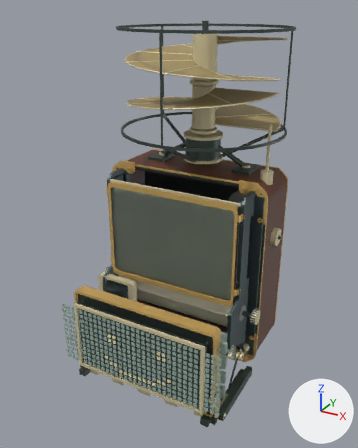
An edit to the Blender file art/blender/service_companion_v2.blend, drawn before and after from the same camera.
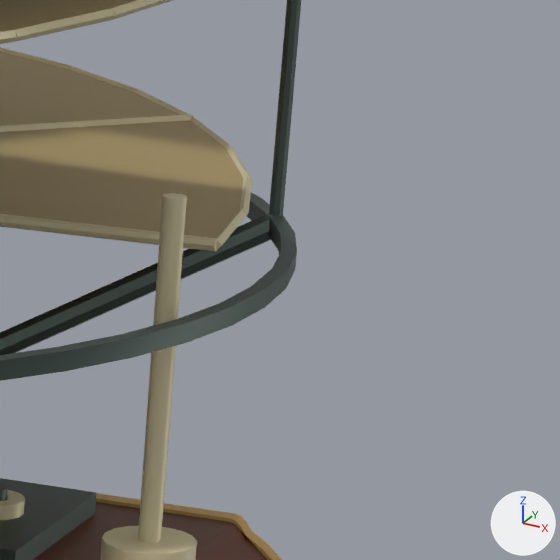
Old and new are each drawn whole from a 50 mm lens placed at (0.219, -0.4373, 0.2475), pointed at (-0.0075, -0.0255, 0.0416) and again close up on the part from 69% to 90% of the width and 22% to 39% of the height. Arrows for +X, +Y and +Z are at lower right; the lights stay in place. The first two pictures are the older version.

The first close-up shows 'Aerial__Brass', 'CompanionFixed__CompanionSteel.001', 'Fixed__Porcelain', 'LiftRotorStarboard__CompanionBrass', 'LiftRotorStarboard__RotorCanvas', 'ShellStudy__ShellBrass', 'ShellStudy__ShellLeather' and 1 more.
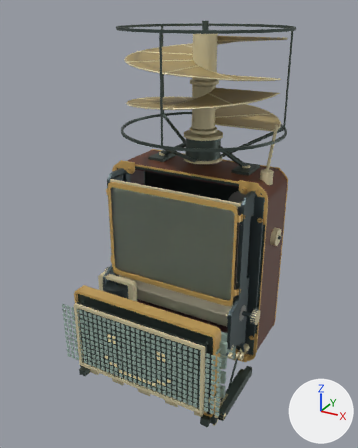
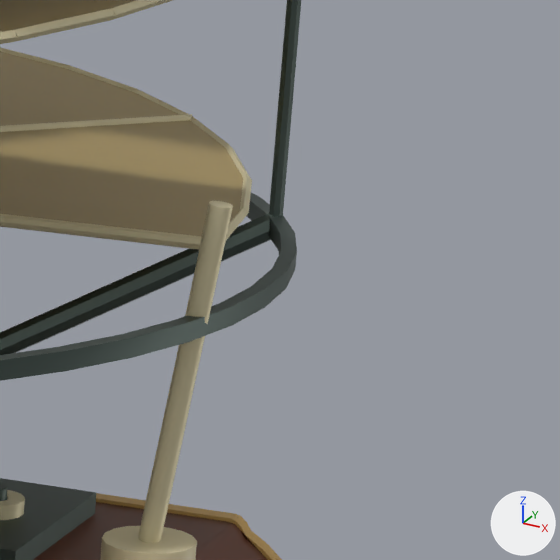
ob_aerial is not drawn itself; it is the parent of ob_aerial__brass.

Location of each change, (x1, y1, x2, y2) in pixels of the close-ups (560 x 560 px):
'Aerial__Brass', turned: before (138, 193, 187, 543); after (138, 201, 233, 543)

Diff of the bpy script that builds the scene:
```diff
--- a/art/blender/service_companion_v2.blend.py
+++ b/art/blender/service_companion_v2.blend.py
@@ ob_aerial @@
 ob_aerial.location = (0.0756, -0.005, 0.105)
+ob_aerial.rotation_euler = (0.0, 0.136, 0.0)  # degrees (0, 7.8, 0)
```
